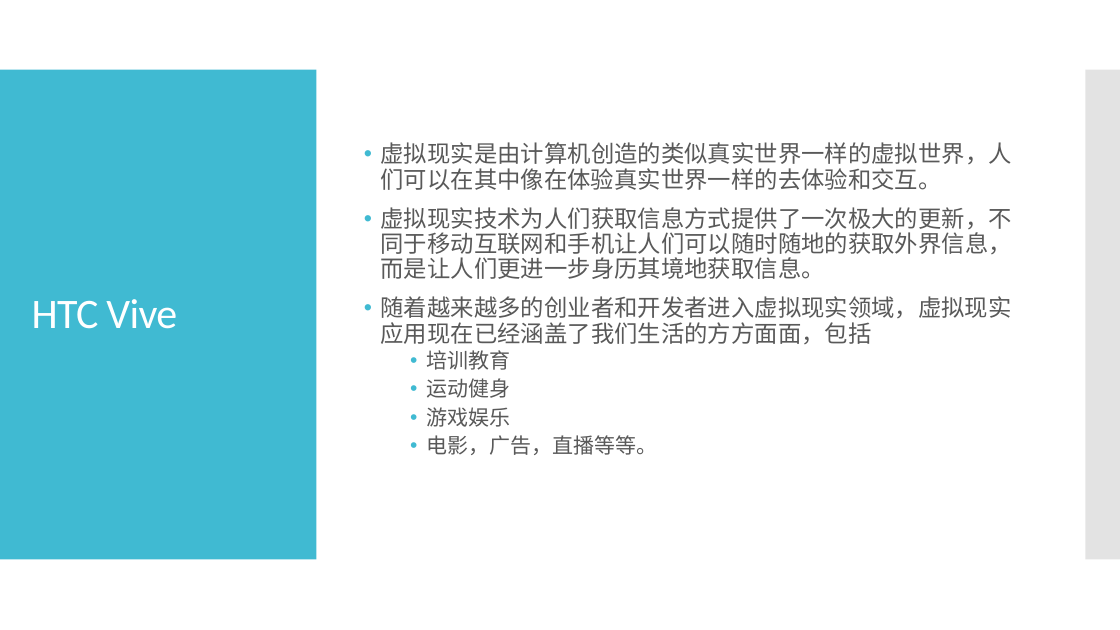
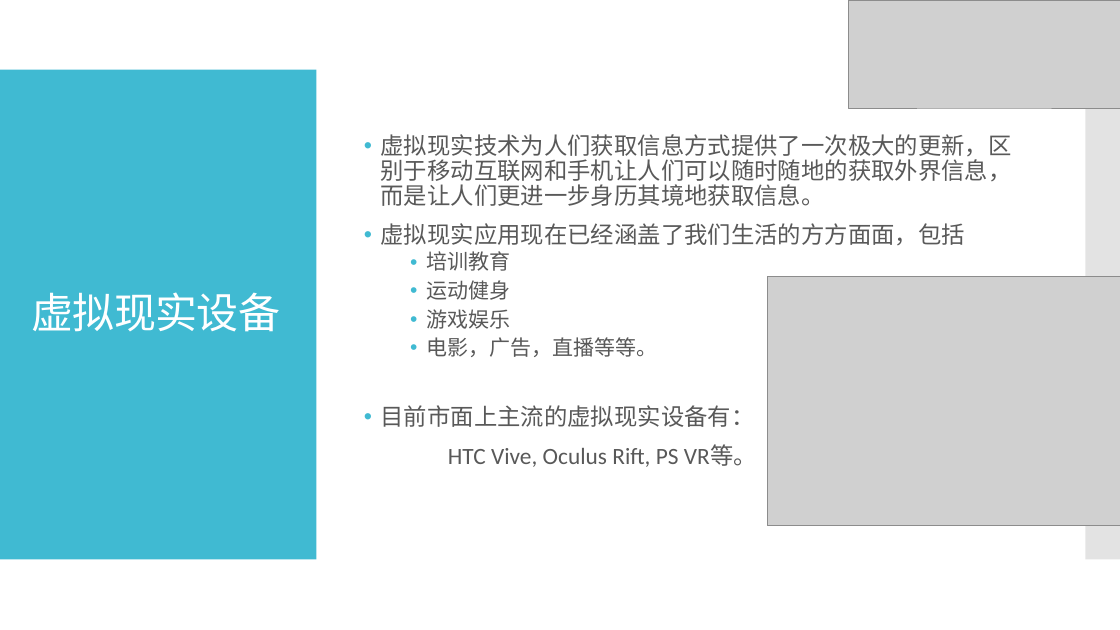
Before and after one commit to binWW/SchoolReport-Private-, a slide deck: slide 8 of 毕业论文/硕士毕业设计答辩.pptx (slide 10 before the commit). Drawn at 1120x630 pixels with LibreOffice and Linux fonts; fonts in the diff are those of the drawing; grey boxes stand for pictures. Boxes give left, top, right and bottom in pixels: in the first picture for what was removed or moved away, otherwise in the second. Text is boxed around its words. In the diff, an @@ line names an element or a change of style, - is before the commit and + after.

```diff
--- a/毕业论文/硕士毕业设计答辩.pptx
+++ b/毕业论文/硕士毕业设计答辩.pptx
@@ picture added at [849,0,1120,108] @@
@@ text at [381,134,1012,245]: text changed @@
-• 虚拟现实是由计算机创造的类似真实世界一样的虚拟世界，人们可以在其中像在体验真实世界一样的去体验和交互。
-• 虚拟现实技术为人们获取信息方式提供了一次极大的更新，不同于移动互联网和手机让人们可以随时随地的获取外界信息，而是让人们更进一步身历其境地获取信息。
-• 随着越来越多的创业者和开发者进入虚拟现实领域，虚拟现实应用现在已经涵盖了我们生活的方方面面，包括
+• 虚拟现实技术为人们获取信息方式提供了一次极大的更新，区别于移动互联网和手机让人们可以随时随地的获取外界信息，而是让人们更进一步身历其境地获取信息。
+• 虚拟现实应用现在已经涵盖了我们生活的方方面面，包括
@@ title at [32,292,280,332]: text changed @@
-HTC Vive
+虚拟现实设备
@@ picture added at [767,276,1120,526] @@
@@ text at [381,405,757,467]: paragraphs added @@
+• 目前市面上主流的虚拟现实设备有：
+HTC Vive, Oculus Rift, PS VR等。
```
Also in this commit, not shown: 26 other slides changed, 2 slides added, 7 slides removed, 6 other files.
